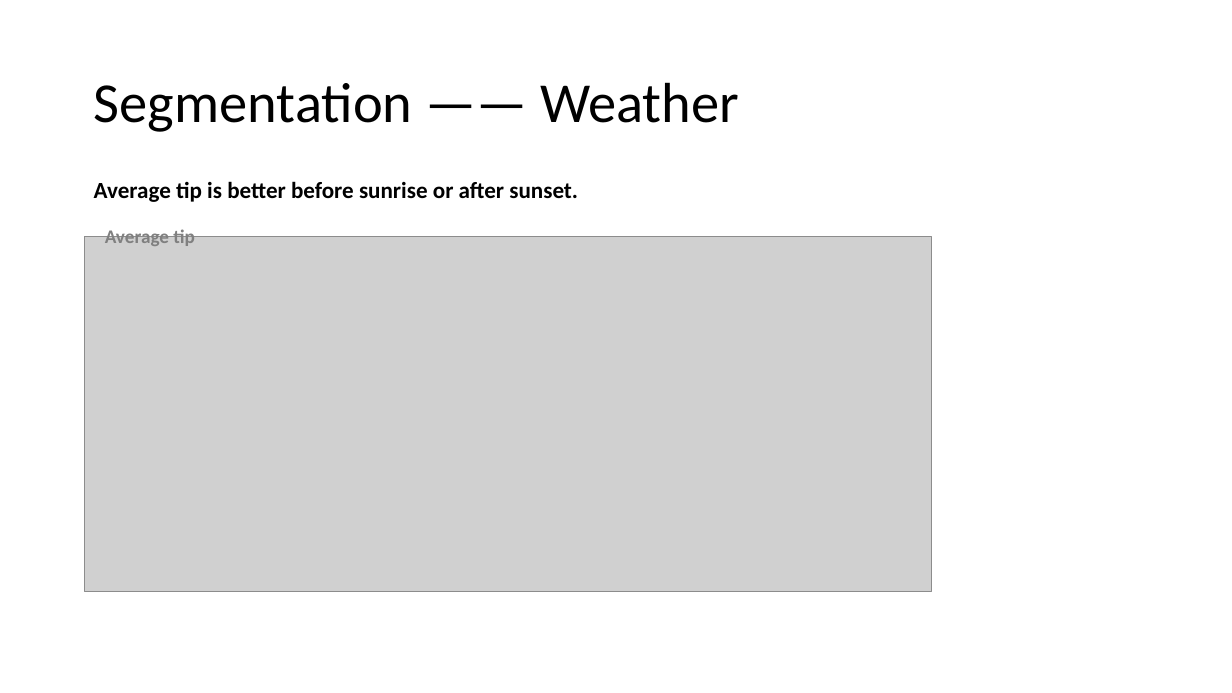
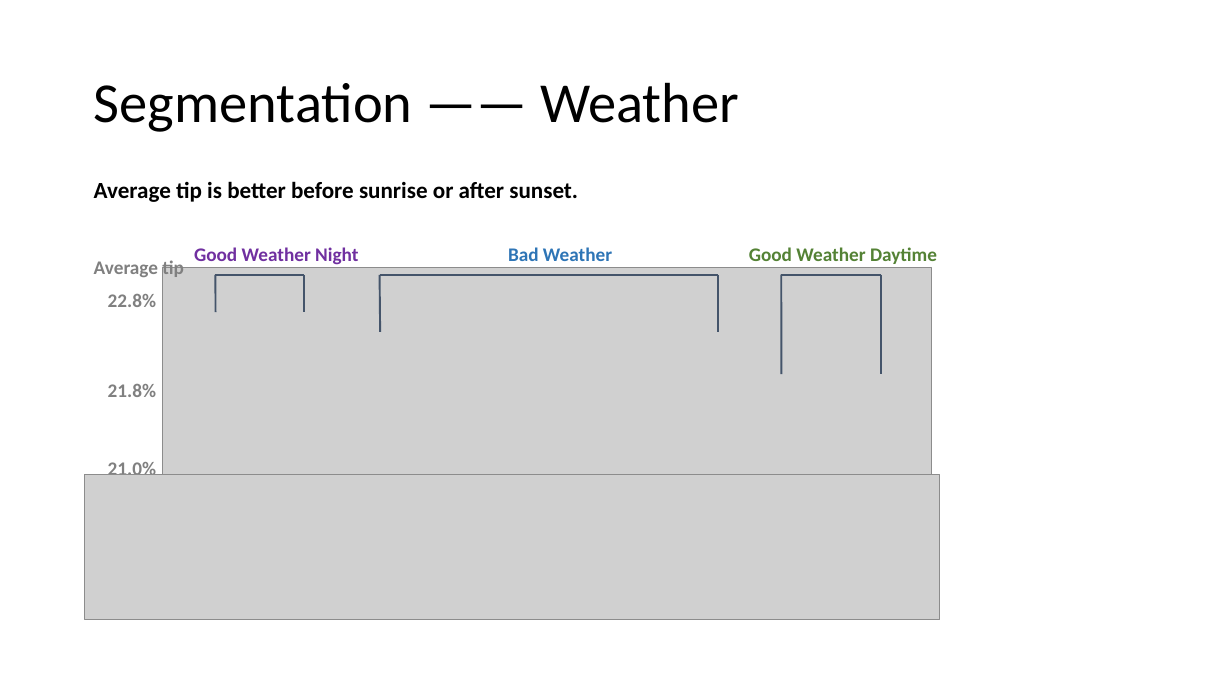
Before and after one commit to MiyainNYC/PySpark-Data-Challenge, a slide deck: slide 34 of DataChallengeAssessment.pptx (slide 35 before the commit). Drawn at 1232x693 pixels with LibreOffice and Linux fonts; fonts in the diff are those of the drawing; grey boxes stand for pictures. Boxes give left, top, right and bottom in pixels: in the first picture for what was removed or moved away, otherwise in the second. Text is boxed around its words. In the diff, an @@ line names an element or a change of style, - is before the commit and + after.

```diff
--- a/DataChallengeAssessment.pptx
+++ b/DataChallengeAssessment.pptx
@@ text "Average tip": place and size @@
-text "Average tip" at [105,227,195,246]
+text "Average tip" at [94,258,184,279]
@@ picture: place and size @@
-picture at [85,237,932,592]
+picture at [163,267,932,475]
@@ group added at [85,247,940,620]: 9 lines, 6 texts, 1 picture @@
+21.8%
+22.8%
+21.0%
+Good Weather Night
+Bad Weather
+Good Weather Daytime
```
Also in this commit, not shown: 12 other slides changed, 3 slides added, 4 slides removed.
